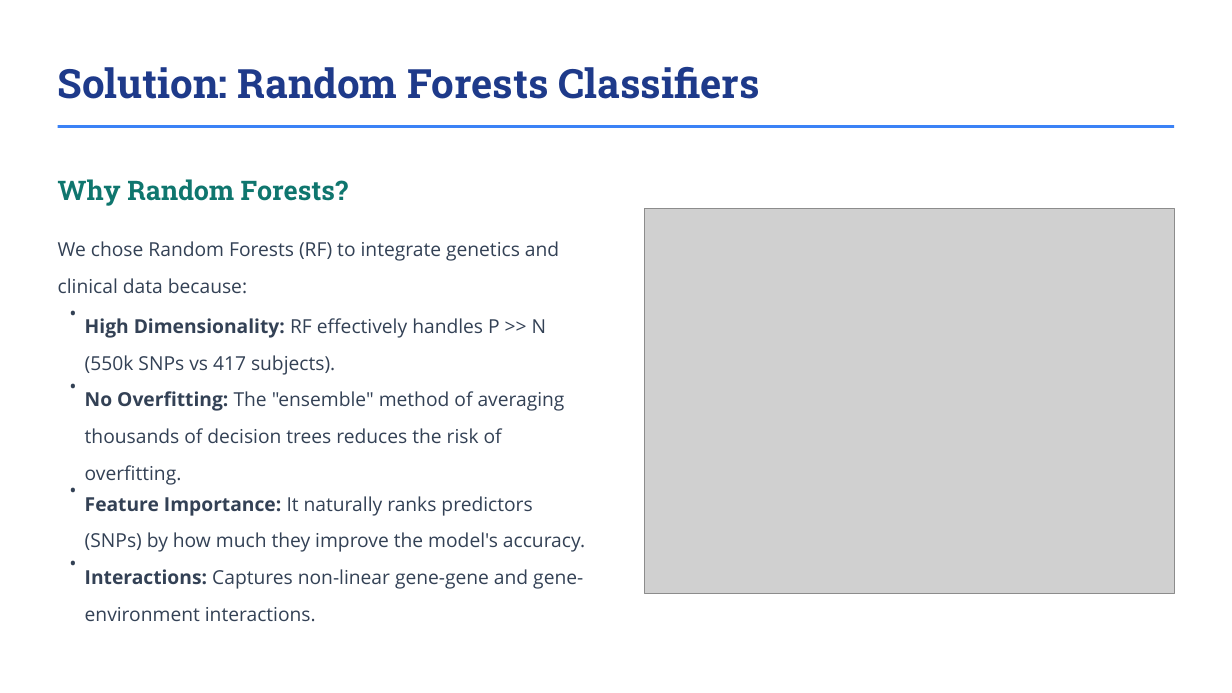
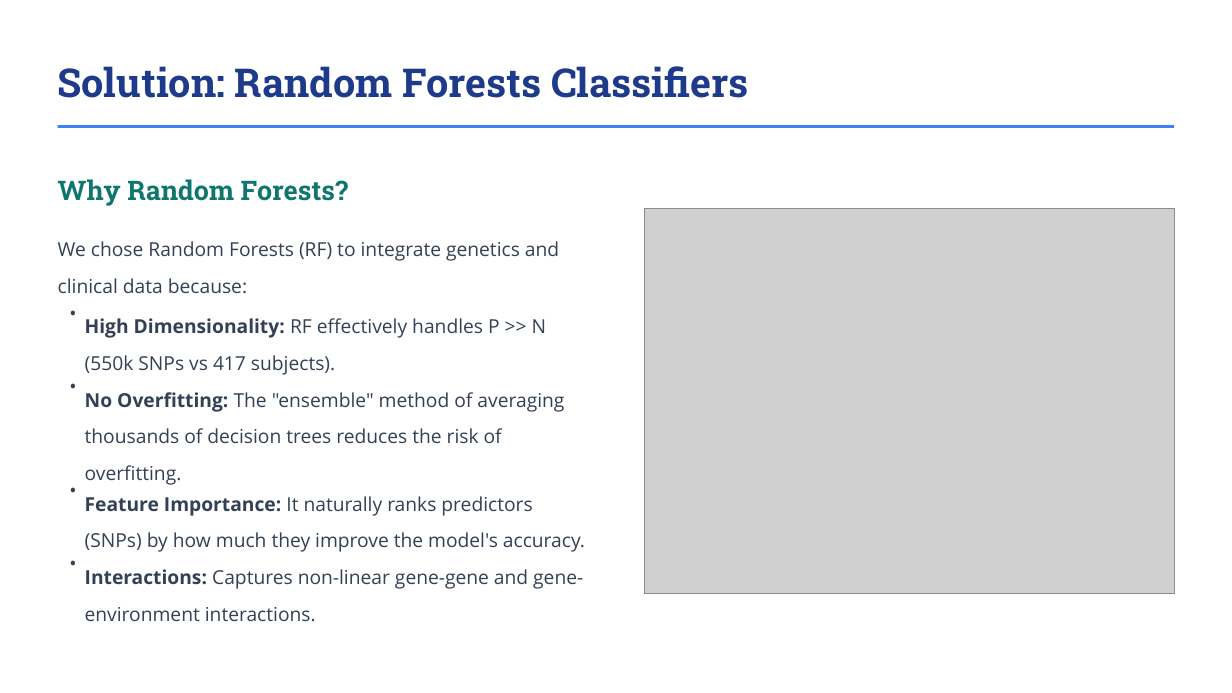
Before and after one commit to mocksu/resume, a slide deck: slide 6 of Predicting Asthma Exacerbations with ML.pptx (slide 5 before the commit). Drawn at 1232x693 pixels with LibreOffice and Linux fonts; fonts in the diff are those of the drawing; grey boxes stand for pictures; background and template pictures are left out. Boxes give left, top, right and bottom in pixels: in the first picture for what was removed or moved away, otherwise in the second. Text is boxed around its words. In the diff, an @@ line names an element or a change of style, - is before the commit and + after.

```diff
--- a/Predicting Asthma Exacerbations with ML.pptx
+++ b/Predicting Asthma Exacerbations with ML.pptx
@@ text "Solution: Random Forests Classifiers" at <box>58,66,749,98</box>: size 31.5 to 31 pt @@
```
Also in this commit, not shown: 10 other slides changed, 2 slides added, 1 slide removed, 5 other files.
